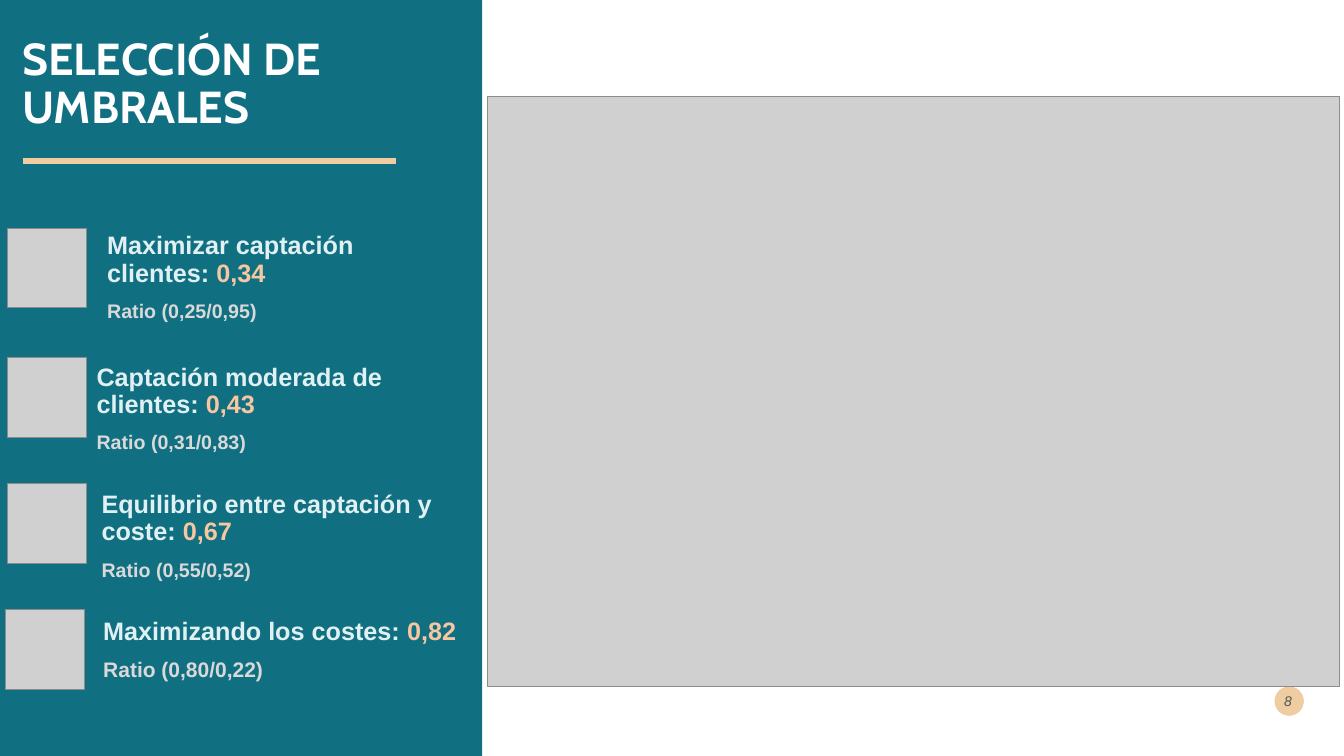
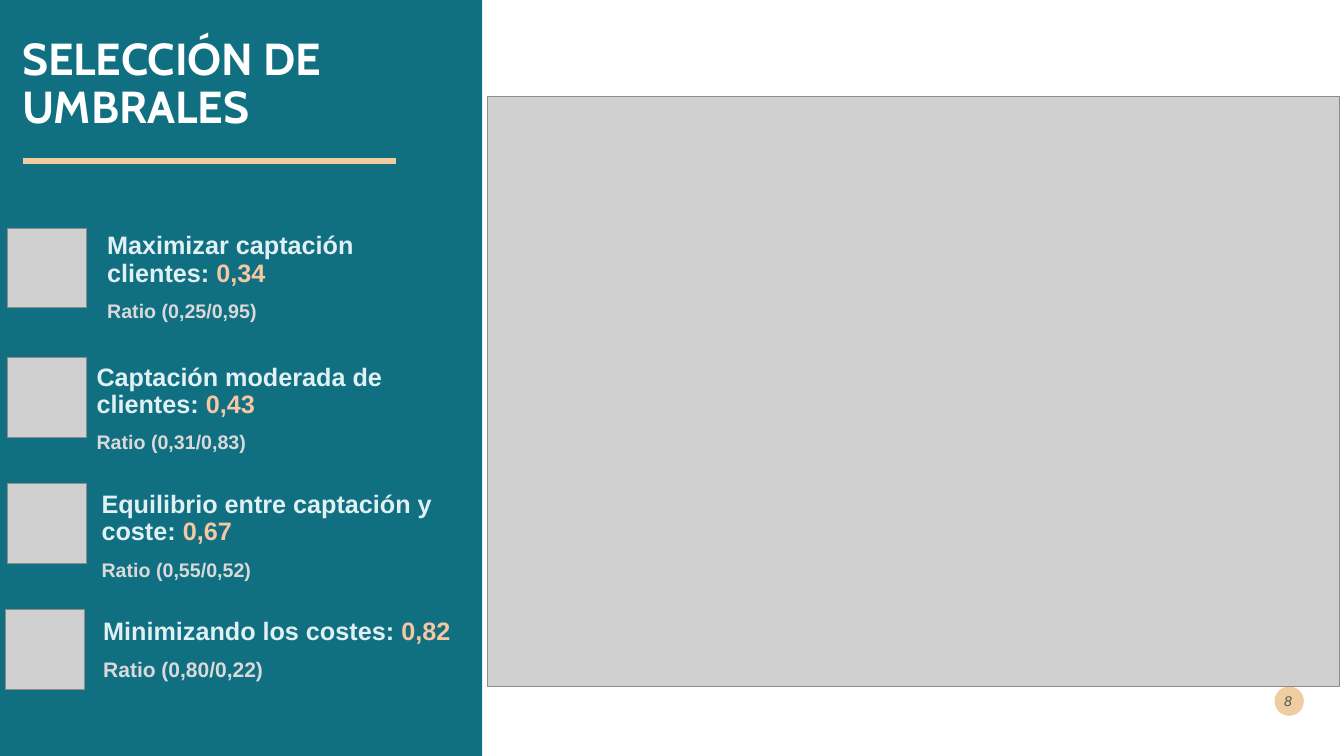
Before and after one commit to ANG112/Proyecto_ML, a slide deck: slide 8 of 00_PROYECTO_ML/Presentacion_proyecto_00.pptx. Drawn at 1344x756 pixels with LibreOffice and Linux fonts; fonts in the diff are those of the drawing; grey boxes stand for pictures. Boxes give left, top, right and bottom in pixels: in the first picture for what was removed or moved away, otherwise in the second. Text is boxed around its words. In the diff, an @@ line names an element or a change of style, - is before the commit and + after.

```diff
--- a/00_PROYECTO_ML/Presentacion_proyecto_00.pptx
+++ b/00_PROYECTO_ML/Presentacion_proyecto_00.pptx
@@ text at bbox=[103, 621, 450, 644]: text changed @@
-Maximizando los costes: 0,82
+Minimizando los costes: 0,82
```
Also in this commit, not shown: 2 other slides changed, 2 other files.
